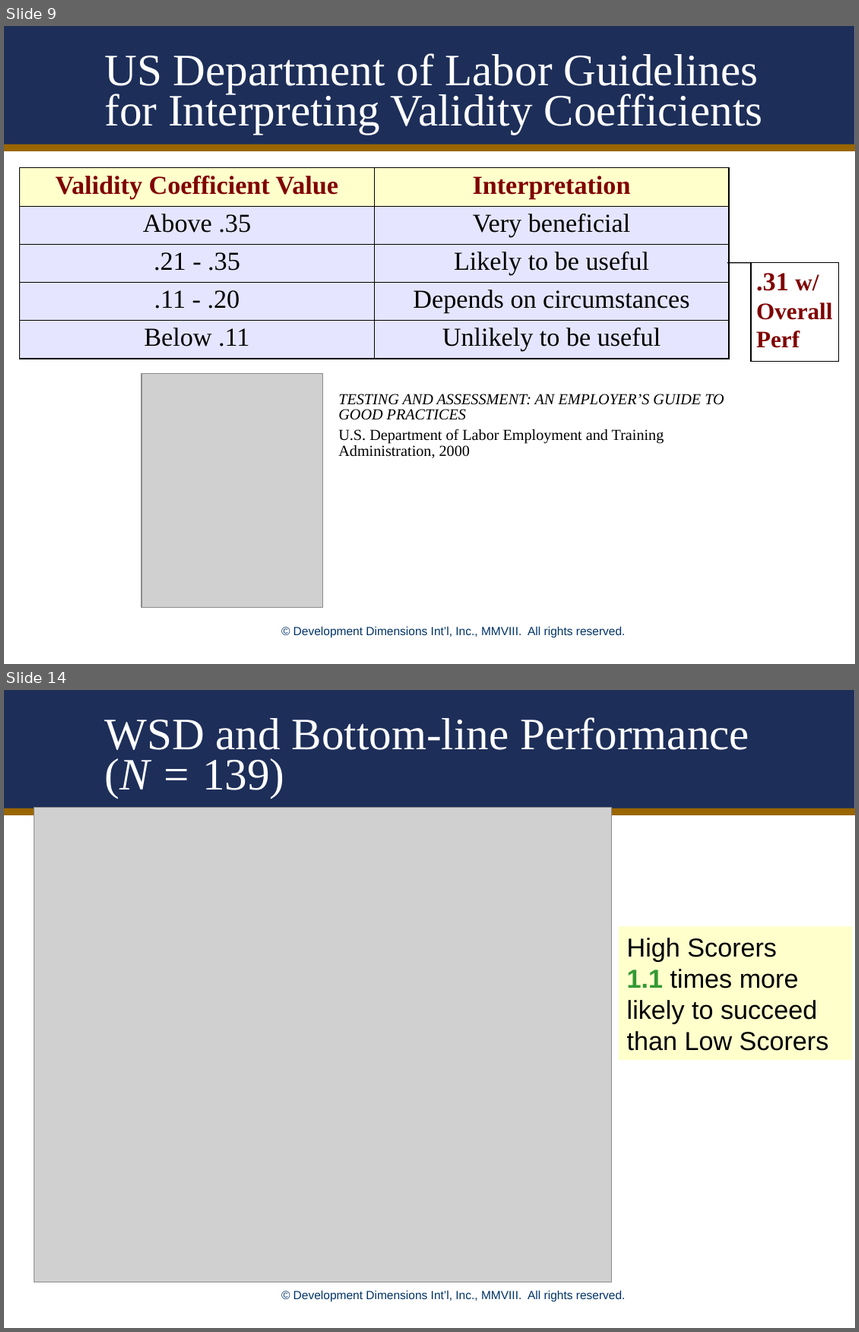
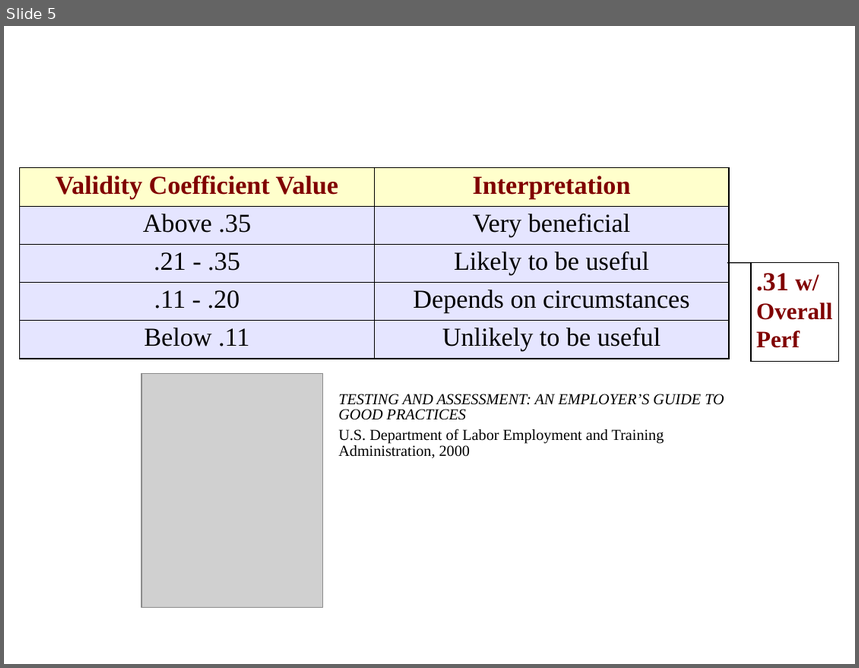
Before and after one commit to JillBudden/Scoring-Algo-Predicting-Performance-2, a slide deck: Results.ppt. Shown one above the other, each under a label of ours: slides 9 and 14 before the commit, slide 5 after it; the slides between them are not shown. The pictures are 859x1332 and 859x668 pixels, drawn with LibreOffice and Linux fonts; fonts in the diff are those of the drawing; grey boxes stand for pictures; background and template pictures are left out. Boxes give left, top, right and bottom in pixels: in the first picture for what was removed or moved away, otherwise in the second. Text is boxed around its words. In the diff, an @@ line names an element or a change of style, - is before the commit and + after.

Commit message:
High Level Results

```diff
--- a/Results.ppt
+++ b/Results.ppt
@@ slide 14 removed at <box>4,690,855,1328</box>, background #FFFFFF; not listed: 3 template elements that a slide beside it also shows @@
@@ title removed at <box>105,717,750,798</box> @@
-WSD and Bottom-line Performance (N = 139)
@@ picture removed at <box>34,808,612,1283</box> @@
@@ rectangle removed at <box>619,926,853,1060</box> @@
-High Scorers
-1.1 times more likely to succeed
-than Low Scorers
@@ what was slide 9 is now slide 5 @@
@@ slide 5 changed as well @@
@@ rectangle removed at <box>4,26,855,147</box> @@
@@ title removed at <box>105,53,763,134</box> @@
-US Department of Labor Guidelines for Interpreting Validity Coefficients
@@ line removed from (4, 148) to (855, 148) @@
@@ text removed at <box>294,626,626,639</box> @@
-© Development Dimensions Int’l, Inc., MMVIII. All rights reserved.
```
Also in this commit, not shown: 4 other slides changed, 25 other slides removed.
